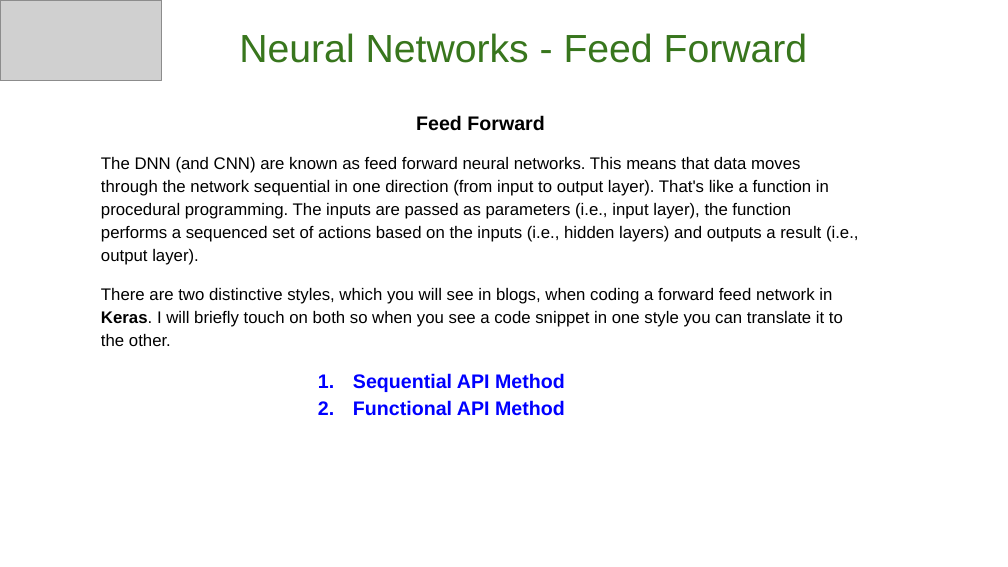
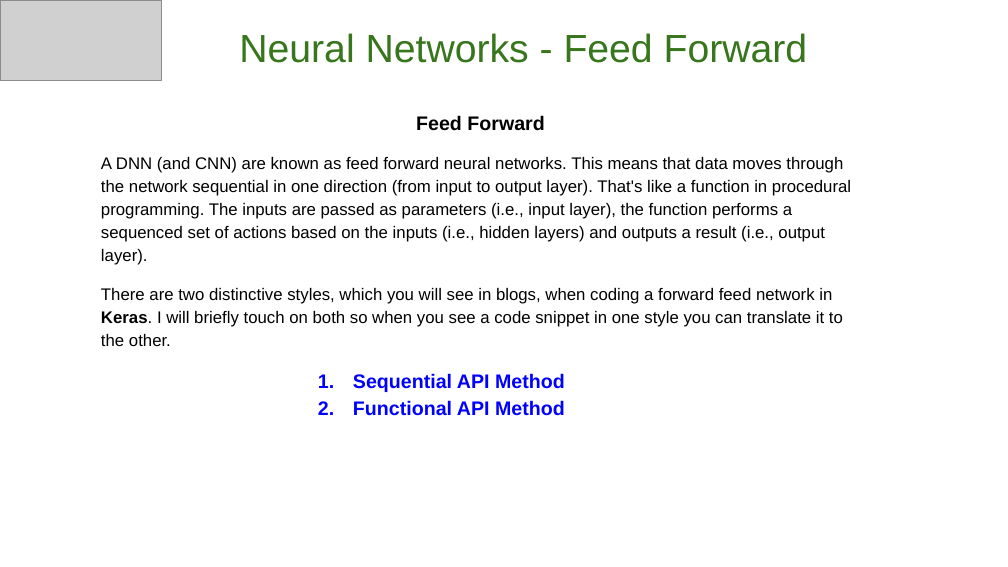
Before and after one commit to GoogleCloudPlatform/keras-idiomatic-programmer, a slide deck: slide 12 of workshops/Neural_Networks/The Idiomatic Programmer - Learning Keras - Workshop - Neural Networks.pptx. Drawn at 1008x567 pixels with LibreOffice and Linux fonts; fonts in the diff are those of the drawing; grey boxes stand for pictures. Boxes give left, top, right and bottom in pixels: in the first picture for what was removed or moved away, otherwise in the second. Text is boxed around its words. In the diff, an @@ line names an element or a change of style, - is before the commit and + after.

Commit message:
start convolutional neural network study pack

```diff
--- a/workshops/Neural_Networks/The Idiomatic Programmer - Learning Keras - Workshop - Neural Networks.pptx
+++ b/workshops/Neural_Networks/The Idiomatic Programmer - Learning Keras - Workshop - Neural Networks.pptx
@@ text at <box>101,157,851,265</box>: text changed @@
-The DNN (and CNN) are known as feed forward neural networks. This means that data moves through the network sequential in one direction (from input to output layer). That's like a function in procedural programming. The inputs are passed as parameters (i.e., input layer), the function performs a sequenced set of actions based on the inputs (i.e., hidden layers) and outputs a result (i.e., output layer).
+A DNN (and CNN) are known as feed forward neural networks. This means that data moves through the network sequential in one direction (from input to output layer). That's like a function in procedural programming. The inputs are passed as parameters (i.e., input layer), the function performs a sequenced set of actions based on the inputs (i.e., hidden layers) and outputs a result (i.e., output layer).
```
Also in this commit, not shown: 22 other slides changed, 2 other files.
